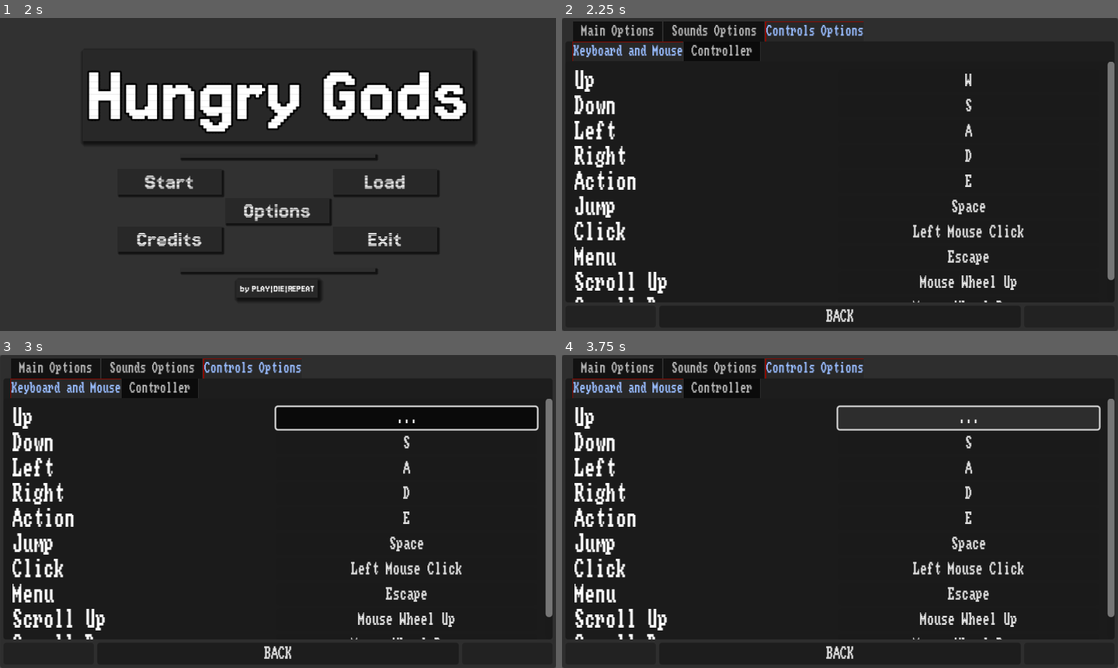
Above: before the commit, frames 1-4 (two rows, left to right).
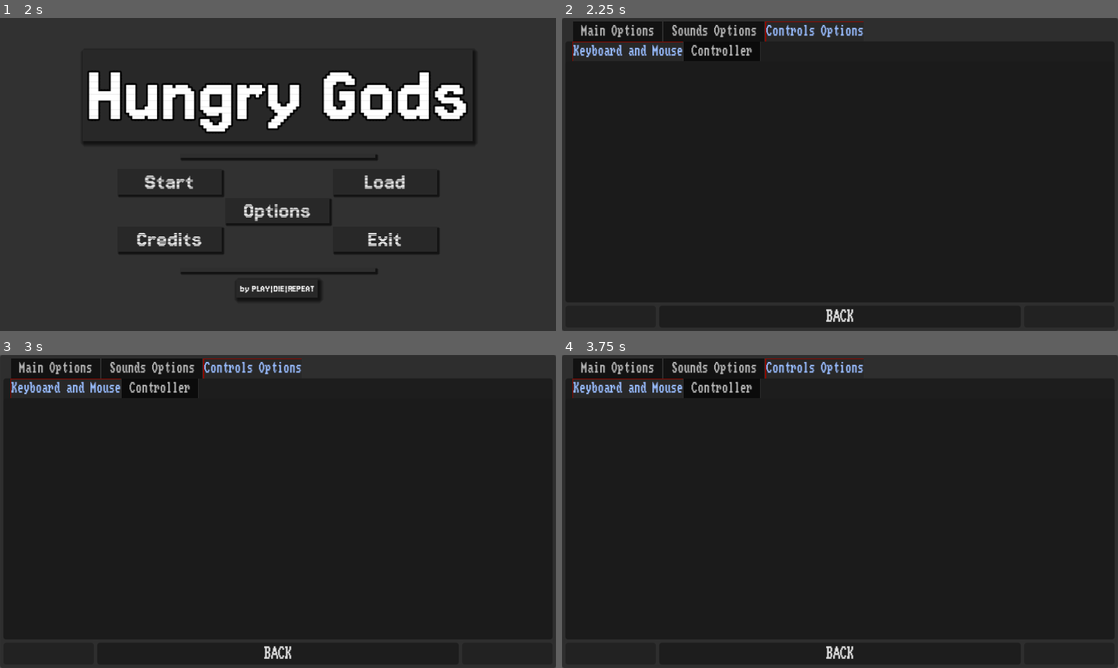
Above: after the commit, the same moments.

Repository: PlayDieRepeat/gmtk_2024
Game: Godot game, scene res://scenes/systems/initializer.tscn
The game is run twice, just before and just after one commit, with the same random seed, the same clock (stepped at 60 frames per second) and the same inputs. Sound files missing from this copy of the repository are replaced by a short silence.
Inputs (mouse positions are in pixels of both pictures, inside the frame that each line leads up to):
- Up to frame 1 (2 s): click "Load" at 0.5 s; click "BACK" at 1.25 s
- Up to frame 2 (2.25 s): click "Options" at 2 s
- Up to frame 3 (3 s): click (405, 417) at 2.75 s, where only the run before the commit has a clickable "W"
- Up to frame 4 (3.75 s): click (967, 417) at 3.5 s, where only the run before the commit has a clickable "..."

Frame 1 is identical in both runs. In frame 2, 4.7% of the frame differs, in the area x 2-100%, y 14-91%; in frame 3, 5.3%; in frame 4, 5.4%.
Error in both runs: Assertion failed: There was a problem trying to make a directory!! (res://scripts/_autoloads/elephant.gd:53)

Commit message:
Temp commit to change workspaces.
Not working and bugged

Diff:
--- a/project.godot
+++ b/project.godot
@@ -92,11 +92,6 @@
 , Object(InputEventJoypadButton,"resource_local_to_scene":false,"resource_name":"","device":0,"button_index":0,"pressure":0.0,"pressed":false,"script":null)
 ]
 }
-Click={
-"deadzone": 0.5,
-"events": [Object(InputEventMouseButton,"resource_local_to_scene":false,"resource_name":"","device":0,"window_id":0,"alt_pressed":false,"shift_pressed":false,"ctrl_pressed":false,"meta_pressed":false,"button_mask":0,"position":Vector2(0, 0),"global_position":Vector2(0, 0),"factor":1.0,"button_index":1,"canceled":false,"pressed":false,"double_click":false,"script":null)
-]
-}
 Menu={
 "deadzone": 0.5,
 "events": [Object(InputEventKey,"resource_local_to_scene":false,"resource_name":"","device":0,"window_id":0,"alt_presse …(194 unchanged characters)…
--- a/scripts/_autoloads/braniac.gd
+++ b/scripts/_autoloads/braniac.gd
@@ -24,8 +24,6 @@
 signal back_to_start_from_pause_menu
 signal game_state_has_changed(p_state: String)
 signal input_event_has_changed(p_action: StringName, p_event: Array)
-signal scroll_up
-signal scroll_down
 
 var gamepads: Array[int]= []
 var gamepad_info: Array[Dictionary]= []
@@ -35,8 +33,13 @@
 	Input.joy_connection_changed.connect(_on_joy_connection_changed)
 	# set_process_unhandled_input(false)
 	_get_all_actions_from_map()
+	_create_signals_from_actions()
 	_write_action_event_dicts(input_actions)
 	Elephant.log_event("All Input Actions and Events captured.")
+
+func _create_signals_from_actions() -> void:
+	for action in input_actions:
+		add_user_signal(action)
 
 func _get_all_actions_from_map() -> void:
 	var all_input_actions: Array[StringName]
@@ -46,8 +49,9 @@
 	# differing ones as our custom actions, these can be modified, deleted,
 	# or appended to.
 	for action in all_input_actions:
-		if !action.begins_with("ui_"):
-			input_actions.append(action)
+		var f_str = action.to_snake_case()
+		if !f_str.begins_with("ui_"):
+			input_actions.append(f_str)
 
 ## Save all actions and events as two dictionaries, one for GP and one for KnM
 ##  with key=Action(StringName) and values as a list of [String, InputEvent]
@@ -159,59 +163,6 @@
 		gamepad_detected = false
 		return gamepad_detected
 
-func _input(event: InputEvent) -> void:
-	#print(event.as_text())
-	_process_input(event)
-
-func _process_input(event: InputEvent) -> void:
-	# check the event type for mouse motion
-	var str_event = event.get_class()
-	match str_event:
-		"InputEventMouseMotion":
-			mouse_relative_change = event.relative
-			mouse_position = event.global_position
-			#get_tree().get_root().set_input_as_handled()
-		"InputEventKey":
-			Elephant.log_event("Keystroke: " + OS.get_keycode_string(event.keycode), false)
-		"":
-			pass
-
-	if Input.is_action_just_pressed("Scroll Up"):
-		scroll_up.emit()
-	if Input.is_action_just_pressed("Scroll Down"):
-		scroll_down.emit()
-
-	if Input.is_action_just_pressed("Menu"):
-		if input_state == InputState.GAME_STATE:
-			#is_pausing = true TODO: probably need to remove these
-			pause_game()
-		elif input_state == InputState.PAUSE_STATE:
-			#is_pausing = false TODO: probably need to remove these
-			unpause_game()
-	if Input.is_action_just_pressed("ui_DebugMenu"):
-		if Elephant.is_debug_build == true:
-			debug_menu.display_or_hide_debug_ui()
-
-	match input_detect_type:
-		InputType.AUTO_DETECT:
-			if gamepad_detected:
-				_process_gamepad_input(event)
-			else:
-				_process_key_and_mouse_input(event)
-		InputType.FORCE_CONTROLLER:
-			if gamepad_detected:
-				_process_gamepad_input(event)
-			else:
-				_prompt_for_reconnect()
-		InputType.FORCE_MOUSE_KEYBOARD:
-			_process_key_and_mouse_input(event)
-
-func _process_gamepad_input(event: InputEvent) -> void:
-	pass
-
-func _process_key_and_mouse_input(event: InputEvent) -> void:
-	pass
-
 # not sure Brainiac needs this.
 func _process(_delta: float) -> void:
 	match input_state:
@@ -247,6 +198,50 @@
 					_update_event_and_notify(event)
 				"InputEventKey":
 					_update_event_and_notify(event)
+	else:
+		match str_event:
+			"InputEventMouseMotion":
+				_process_mouse_motion()
+				mouse_relative_change = event.relative
+				mouse_position = event.global_position
+				#get_tree().get_root().set_input_as_handled()
+			"InputEventJoypadMotion":
+				pass
+			_:
+				for i in range(input_actions.size()):
+					if event.is_action(input_actions[i]):
+						emit_signal(input_actions[i])
+
+	if Input.is_action_just_pressed("Menu"):
+		if input_state == InputState.GAME_STATE:
+			#is_pausing = true TODO: probably need to remove these
+			pause_game()
+		elif input_state == InputState.PAUSE_STATE:
+			#is_pausing = false TODO: probably need to remove these
+			unpause_game()
+
+	match input_detect_type:
+		InputType.AUTO_DETECT:
+			if gamepad_detected:
+				_process_gamepad_input(event)
+			else:
+				_process_key_and_mouse_input(event)
+		InputType.FORCE_CONTROLLER:
+			if gamepad_detected:
+				_process_gamepad_input(event)
+			else:
+				_prompt_for_reconnect()
+		InputType.FORCE_MOUSE_KEYBOARD:
+			_process_key_and_mouse_input(event)
+
+func _process_mouse_motion() -> void:
+	pass
+
+func _process_gamepad_input(event: InputEvent) -> void:
+	pass
+
+func _process_key_and_mouse_input(event: InputEvent) -> void:
+	pass
 
 func _update_event_and_notify(p_event: InputEvent) -> void:
 	InputMap.action_add_event(remap_info[0], p_event)
@@ -343,9 +338,13 @@
 	#Brainiac.register_for_action("Scroll Up", on_scroll_up_input_action)
 	#Brainiac.register_for_action("Scroll Down", on_scroll_down_input_action)
 
-func register_for_action(p_action_string: String, p_callable: Callable):
-	var action_string: StringName = scroll_up.get_name()
-	if scroll_up.get_name() == p_action_string:
-		scroll_up.connect(p_callable)
-	elif scroll_down.get_name() == p_action_string:
-		scroll_down.connect(p_callable)
+func register_for_action(p_action_string: StringName, p_callable: Callable):
+	for _signal in input_actions:
+		if _signal == p_action_string:
+			if !self.is_connected(_signal, p_callable):
+				self.connect(_signal, p_callable)
+
+	#if scroll_up.get_name() == p_action_string:
+		#scroll_up.connect(p_callable)
+	#elif scroll_down.get_name() == p_action_string:
+		#scroll_down.connect(p_callable)
--- a/scripts/levels/Camera2D.gd
+++ b/scripts/levels/Camera2D.gd
@@ -41,8 +41,8 @@
 func _ready() -> void:
 	viewport_height = get_viewport_rect().size.y / zoom.y
 	viewport_width = get_viewport_rect().size.x / zoom.x
-	Brainiac.register_for_action("scroll_up", Callable(self, "on_scroll_up_input_action"))
-	Brainiac.register_for_action("scroll_down", self.on_scroll_down_input_action)
+	Brainiac.register_for_action("scroll_up", on_scroll_up_input_action)
+	Brainiac.register_for_action("scroll_down", on_scroll_down_input_action)
 
 func _process(_delta: float = 0.0) -> void:
 	scrolling()
--- a/scripts/menus/main_menu.gd
+++ b/scripts/menus/main_menu.gd
@@ -93,8 +93,10 @@
 
 ## Triggers the hover sfx on mouse enter
 func _on_button_mouse_entered() -> void:
-	button_hover_sfx_instance.trigger()
+	pass
+	#button_hover_sfx_instance.trigger()
 
 ## Triggers the click sfx on button pressed
 func _on_button_clicked() -> void:
-	button_click_sfx_instance.trigger()
+	pass
+	#button_click_sfx_instance.trigger()
